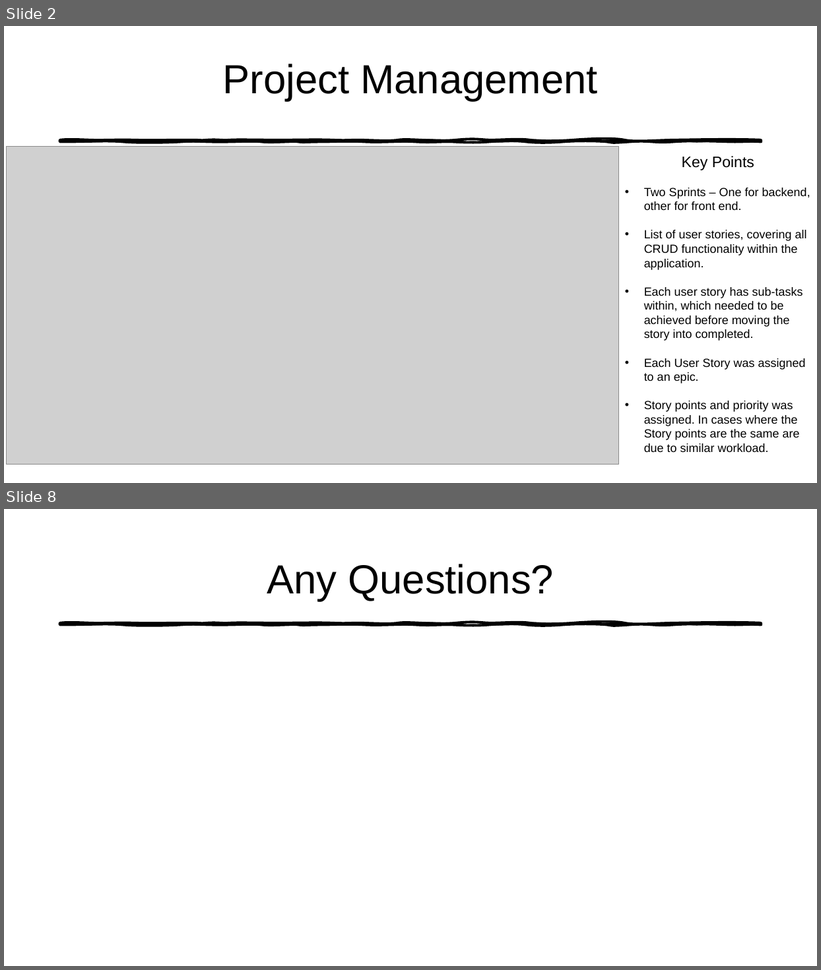
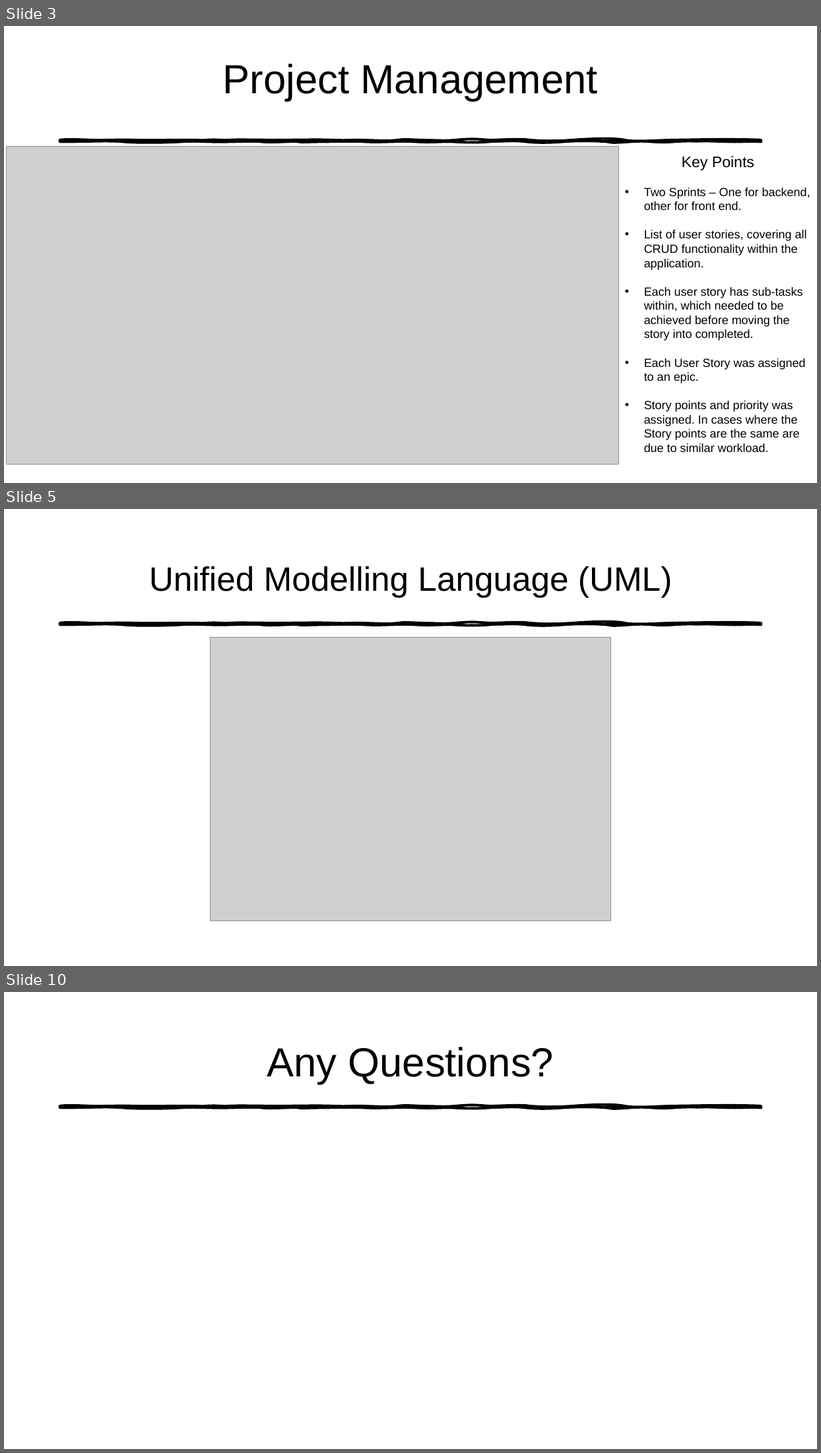
Before and after one commit to TomHoey/To-Do-List-Application, a slide deck: Documentation/To-Do-List Presentation.pptx. Shown one above the other, each under a label of ours: slides 2 and 8 before the commit, slides 3, 5 and 10 after it; the slides between them are not shown. The pictures are 821x970 and 821x1453 pixels, drawn with LibreOffice and Linux fonts; fonts in the diff are those of the drawing; grey boxes stand for pictures. Boxes give left, top, right and bottom in pixels: in the first picture for what was removed or moved away, otherwise in the second. Text is boxed around its words. In the diff, an @@ line names an element or a change of style, - is before the commit and + after.

```diff
--- a/Documentation/To-Do-List Presentation.pptx
+++ b/Documentation/To-Do-List Presentation.pptx
@@ slide 5 added at (4, 509, 817, 966), background #FFFFFF; not listed: 1 template element that a slide beside it also shows @@
@@ title added at (149, 566, 672, 597), 40 pt, text #000000 @@
+Unified Modelling Language (UML)
@@ picture added at (210, 638, 611, 921) @@
@@ what was slide 2 is now slide 3 @@
@@ what was slide 8 is now slide 10 @@
```
Also in this commit, not shown: 1 slide changed, 5 other slides added, 4 slides removed, 26 other files.
